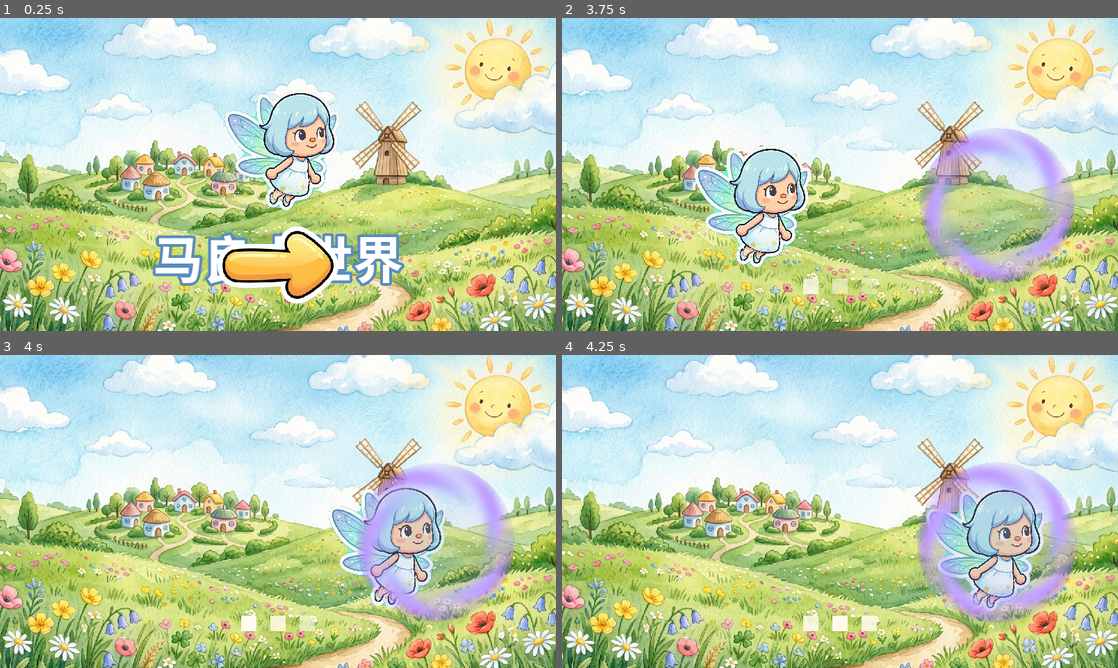
Above: before the commit, frames 1-4 (two rows, left to right).
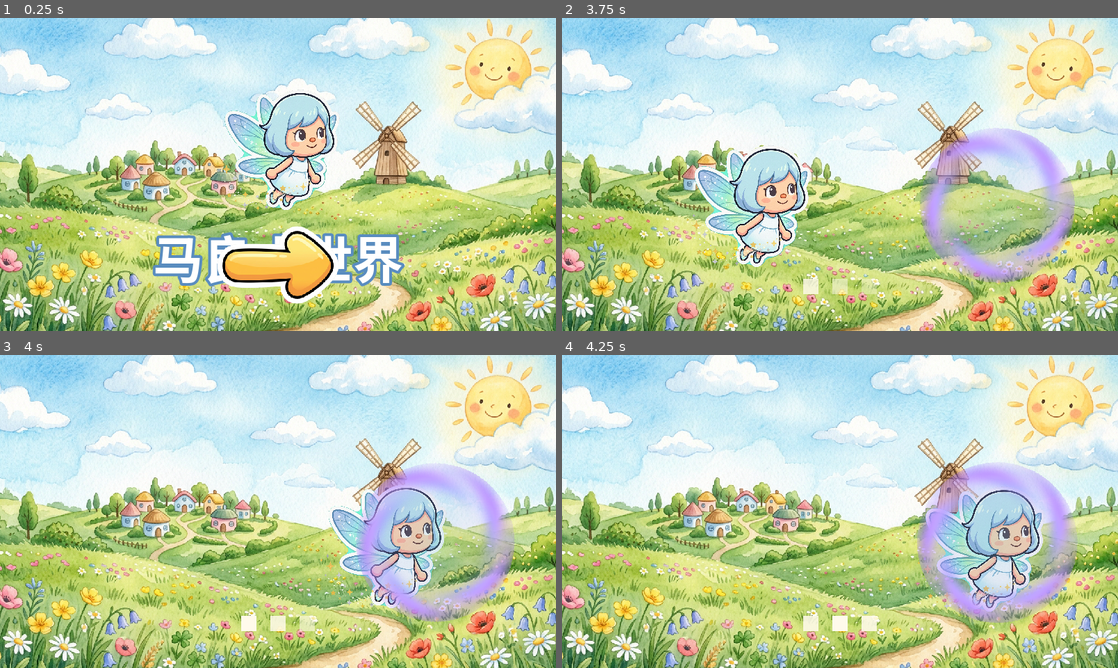
Above: after the commit, the same moments.

Repository: hoveychen/maliang
Game: Godot game, scene res://menu.tscn
Two runs of this game, one before a commit and one after it. Both use one fixed random seed, a clock stepped at 60 frames per second and the inputs below. Sound files missing from this copy of the repository are replaced by a short silence.
Inputs (mouse positions are in pixels of both pictures, inside the frame that each line leads up to):
- Up to frame 1 (0.25 s): no input
- Up to frame 2 (3.75 s): tap Enter (ui_accept) at 0.5, 0.77, 1.07, 3.5 s; move the mouse to (962, 158) at 0.52 s; hold Right (ui_right) 0.53-1.25 s; click (962, 158) at 0.67 s; click (840, 321) at 1.25 s; click (840, 321) at 2 s; click "跳过 ▸" at 2.75 s; drag from (728, 190) to (812, 237) at 3.52 s
- Up to frame 3 (4 s): no input
- Up to frame 4 (4.25 s): no input

Frames 1-3 are identical in both runs. In frame 4, 1.2% of the frame differs, in the area x 63-87%, y 43-82%.

Commit message:
feat(loading): P2 传送门穿越转场替换淡出
world_ready 后:①仙子冲刺到门心 ②被吸入(缩小+淡出) ③门居中+zoom-in 放大吞屏、
背景水彩剥离淡出(门后游戏世界透出) ④门 fade out→世界完全淡入。转场期 _transitioning
接管门与仙子,逐帧布局让路避免抢值。无爆闪(按老板要求)。test_visual_loading 端到端绿。

Diff:
--- a/scripts/loading.gd
+++ b/scripts/loading.gd
@@ -139,7 +139,8 @@
 func _process(delta: float) -> void:
 	_t += delta
 	_advance_progress(delta)
-	_layout_fairy()
+	if not _transitioning: # 转场后仙子交给吸入 tween，别再被逐帧布局覆盖 scale/位置
+		_layout_fairy()
 	_layout_portal()
 	# 三点顺序脉动（相位错开），alpha 在 0.35~1.0 之间呼吸
 	for i in range(_dots.size()):
@@ -226,13 +227,35 @@
 	var elapsed := Time.get_ticks_msec() - _shown_at
 	if elapsed < MIN_SHOW_MS:
 		await get_tree().create_timer((MIN_SHOW_MS - elapsed) / 1000.0).timeout
-	# 「飞到头 = 真就绪」：先让仙子冲刺到航道终点（_prog→1），再淡出交还世界。
-	# _landing 接管 _prog，_advance_progress 让路，避免与 tween 抢值。
+
+	# ① 仙子冲刺飞到航道终点（＝门心）。_landing 接管 _prog，_advance_progress 让路。
 	_landing = true
 	var land := create_tween()
-	land.tween_property(self, "_prog", 1.0, LAND_TIME)
+	land.tween_property(self, "_prog", 1.0, LAND_TIME).set_trans(Tween.TRANS_CUBIC).set_ease(Tween.EASE_IN)
 	await land.finished
-	var tw := create_tween()
-	tw.tween_property(_fade_root, "modulate:a", 0.0, FADE_TIME)
-	await tw.finished
+
+	# ② 仙子被吸入门：缩到门心并淡出。_transitioning 接管门（位置/缩放交给 tween）。
+	_transitioning = true
+	var suck := create_tween().set_parallel(true)
+	suck.tween_property(_fairy, "scale", Vector2(0.05, 0.05), 0.26).set_trans(Tween.TRANS_BACK).set_ease(Tween.EASE_IN)
+	suck.tween_property(_fairy, "modulate:a", 0.0, 0.26)
+	await suck.finished
+
+	# ③ 门居中 + zoom in 放大吞屏，同时背景（水彩+三点）剥离淡出——门后的游戏世界随之透出。
+	var vp := _fade_root.size
+	var ctr := vp * 0.5
+	var zoom_max := (maxf(vp.x, vp.y) / PORTAL_SIZE) * 2.6 # 保证放大后铺满屏幕
+	var zoom := create_tween().set_parallel(true)
+	zoom.tween_property(_portal, "offset_left", ctr.x - PORTAL_SIZE * 0.5, 0.55).set_trans(Tween.TRANS_SINE)
+	zoom.tween_property(_portal, "offset_top", ctr.y - PORTAL_SIZE * 0.5, 0.55).set_trans(Tween.TRANS_SINE)
+	zoom.tween_property(_portal, "offset_right", ctr.x + PORTAL_SIZE * 0.5, 0.55).set_trans(Tween.TRANS_SINE)
+	zoom.tween_property(_portal, "offset_bottom", ctr.y + PORTAL_SIZE * 0.5, 0.55).set_trans(Tween.TRANS_SINE)
+	zoom.tween_property(_portal, "scale", Vector2(zoom_max, zoom_max), 0.7).set_trans(Tween.TRANS_CUBIC).set_ease(Tween.EASE_IN)
+	zoom.tween_property(_fade_root, "modulate:a", 0.0, 0.5)
+	await zoom.finished
+
+	# ④ 门 fade out → 游戏世界完全淡入（整层过场移除）。
+	var out := create_tween()
+	out.tween_property(_portal, "modulate:a", 0.0, 0.3)
+	await out.finished
 	queue_free() # 过场移除，世界成为唯一场景
